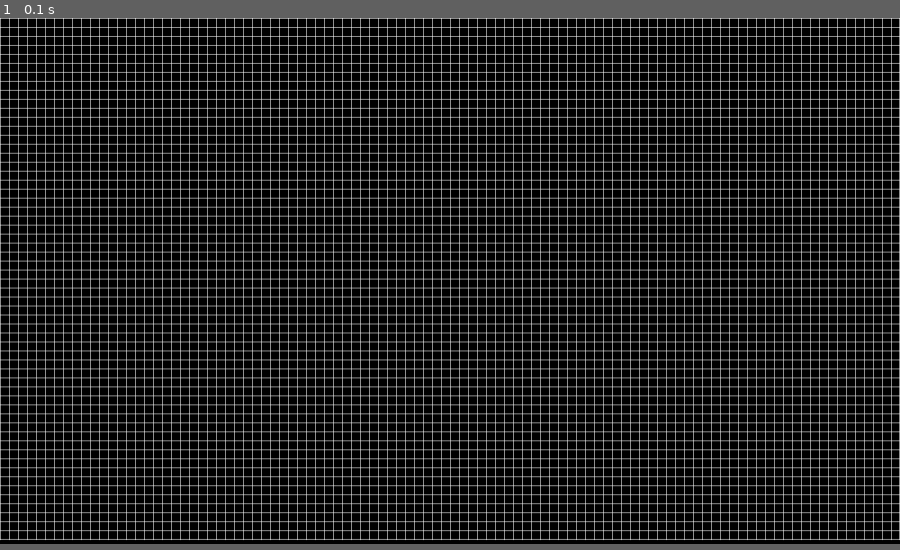
Above: before the commit, frame 1.
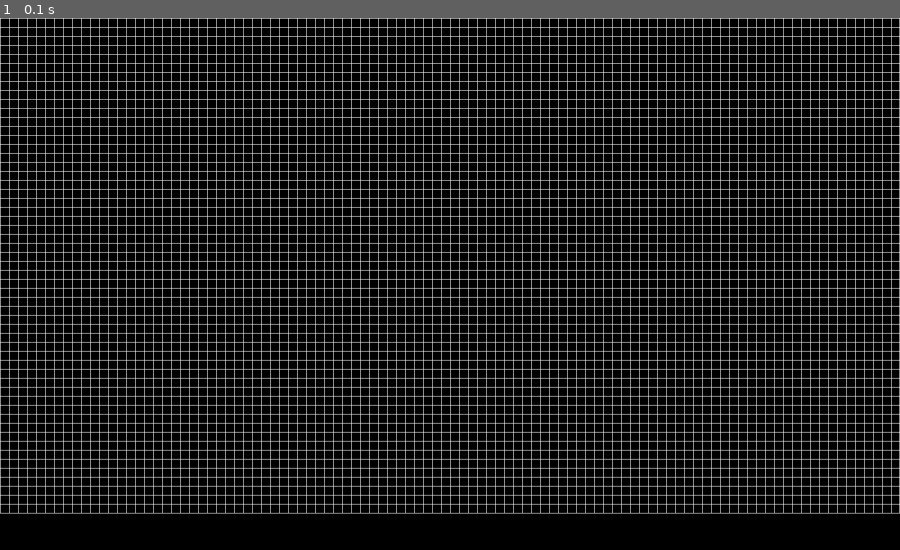
Above: after the commit, the same moment.

Repository: shogun-mar/Langton-s-Ant-Pygame
Game: pygame game, started from grid.py
Two runs of this game, one before a commit and one after it. Both use one fixed random seed, a clock stepped at 60 frames per second and the inputs below.
Inputs:
- Up to frame 1 (0.1 s): no input
The window is 900x526 before the commit and 900x532 after it. Grey fills any space a smaller window leaves; there, only what the larger window draws over its background counts as a difference.

The runs differ from the first frame. In frame 1, 16% of the frame differs, in the area x 0-100%, y 25-99%.

Commit message:
draw_selection_grid func

Diff:
--- a/grid.py
+++ b/grid.py
@@ -14,7 +14,7 @@
             value = self.app.grid[self.y][self.x]
             self.app.grid[self.y][self.x] = not value
 
-            SIZE = self.app.CELL_SIZE
+            SIZE = self.app.self.CELL_SIZE
             rect = self.x * SIZE, self.y * SIZE, max(SIZE - 1, 1), max(SIZE - 1, 1)
 
             pygame.draw.rect(self.app.screen, self.color, rect)
@@ -32,14 +32,15 @@
 class App:
     def __init__(self, CELL_SIZE = 16, NUM_ANTS = 400):
         pygame.init()
-        WIDTH, HEIGHT = CELL_SIZE * 100, CELL_SIZE * 55 + (CELL_SIZE + 40) # Add 40 pixels to the height to make space for the color bar
-        self.screen = pygame.display.set_mode([WIDTH, HEIGHT])
+        self.COLOR_BAR_OFFSET = 50
+        self.CELL_SIZE = CELL_SIZE
+        self.WIDTH, self.HEIGTH = self.CELL_SIZE * 100, self.CELL_SIZE * 55 + (self.CELL_SIZE + self.COLOR_BAR_OFFSET) # Add 50 pixels to the self.HEIGTH to make space for the color bar
+        self.screen = pygame.display.set_mode([self.WIDTH, self.HEIGTH])
         self.clock = pygame.time.Clock()
 
         self.is_placement_phase = True
 
-        self.CELL_SIZE = CELL_SIZE
-        self.ROWS, self.COLS = HEIGHT // CELL_SIZE, WIDTH // CELL_SIZE
+        self.ROWS, self.COLS = (self.HEIGTH - (self.CELL_SIZE + self.COLOR_BAR_OFFSET)) // self.CELL_SIZE, self.WIDTH // self.CELL_SIZE
         self.grid = [[0 for col in range(self.COLS)] for row in range(self.ROWS)]
 
     def run(self):
@@ -53,7 +54,7 @@
                         self.is_placement_phase = False
                 if event.type == pygame.MOUSEBUTTONDOWN and event.button == 1 and self.is_placement_phase:
                     x, y = event.pos
-                    col, row = x // self.CELL_SIZE, y // self.CELL_SIZE
+                    col, row = x // self.self.CELL_SIZE, y // self.self.CELL_SIZE
                     self.grid[row][col] = not self.grid[row][col]
 
             pygame.display.set_caption(f'Langton\'s Ant Simulation - FPS: {int(self.clock.get_fps())}')
@@ -67,15 +68,14 @@
             self.clock.tick()
 
     def draw_selection_grid(self):
+
+        for col in range(self.COLS):
+            pygame.draw.line(self.screen, 'white', (col * self.CELL_SIZE, 0), (col * self.CELL_SIZE, self.HEIGTH - (self.CELL_SIZE + self.COLOR_BAR_OFFSET))) # Draw the vertical lines
+        pygame.draw.line(self.screen, 'white', (self.WIDTH - 1, 0), (self.WIDTH - 1, self.HEIGTH - (self.CELL_SIZE + self.COLOR_BAR_OFFSET))) # Draw the rightmost vertical line
+
         for row in range(self.ROWS):
-            for col in range(self.COLS):
-                pygame.draw.line(self.screen, 'white', (col * self.CELL_SIZE, 0), (col * self.CELL_SIZE, self.ROWS * self.CELL_SIZE))
-                pygame.draw.line(self.screen, 'white', (0, row * self.CELL_SIZE), (self.COLS * self.CELL_SIZE, row * self.CELL_SIZE))
-
-            # Draw the rightmost vertical line
-            pygame.draw.line(self.screen, 'white', (self.COLS * self.CELL_SIZE - 1, 0), (self.COLS * self.CELL_SIZE - 1, self.ROWS * self.CELL_SIZE))
-            # Draw the bottommost horizontal line
-            pygame.draw.line(self.screen, 'white', (0, self.ROWS * self.CELL_SIZE - 1), (self.COLS * self.CELL_SIZE, self.ROWS * self.CELL_SIZE - 1))
+            pygame.draw.line(self.screen, 'white', (0, row * self.CELL_SIZE), (self.COLS * self.CELL_SIZE, row * self.CELL_SIZE)) # Draw the horizontal lines
+        pygame.draw.line(self.screen, 'white', (0, self.HEIGTH - (self.CELL_SIZE + self.COLOR_BAR_OFFSET)), (self.WIDTH, self.HEIGTH - (self.CELL_SIZE + self.COLOR_BAR_OFFSET))) # Draw the bottommost horizontal line
 
 if __name__ == "__main__":
     app = App()
